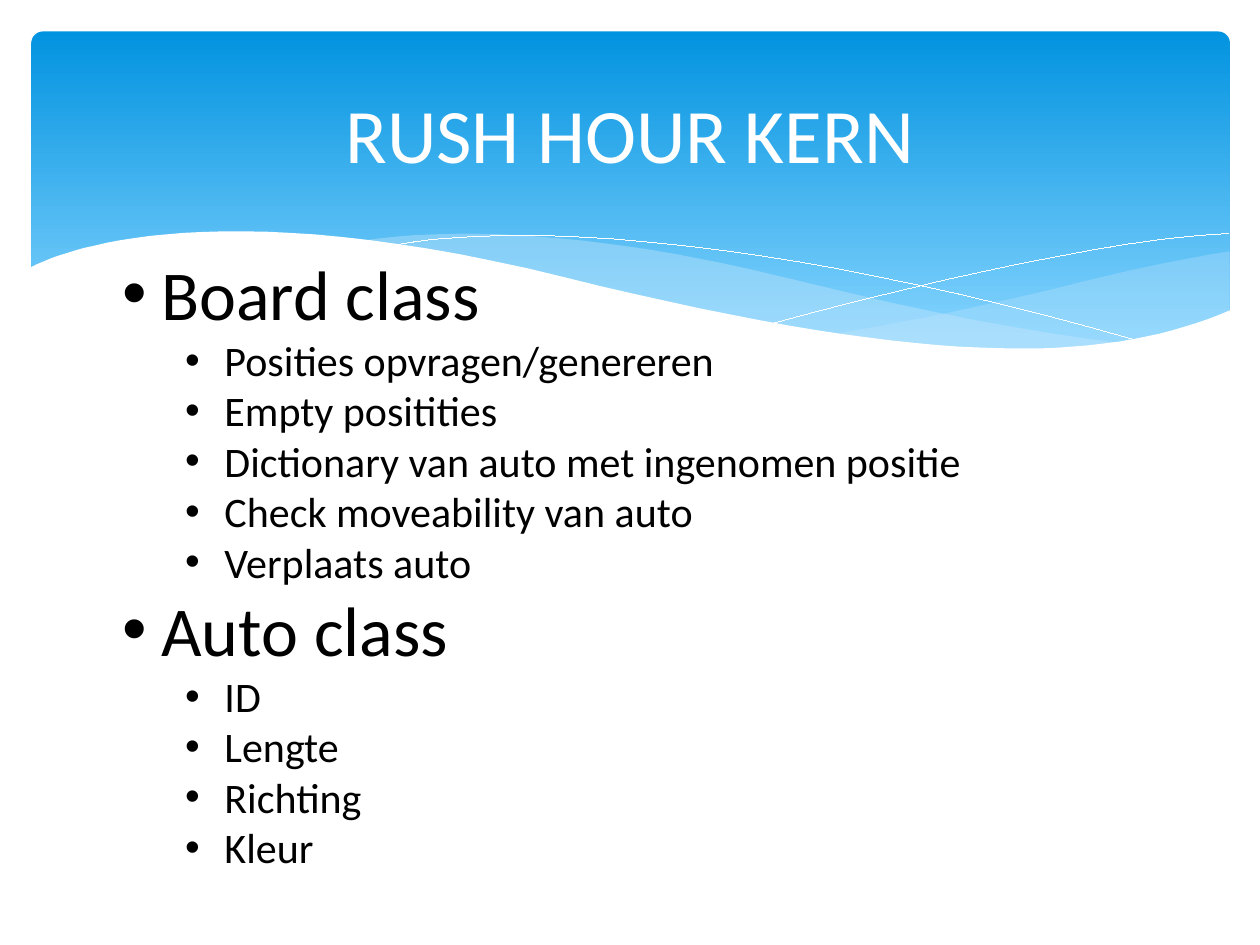
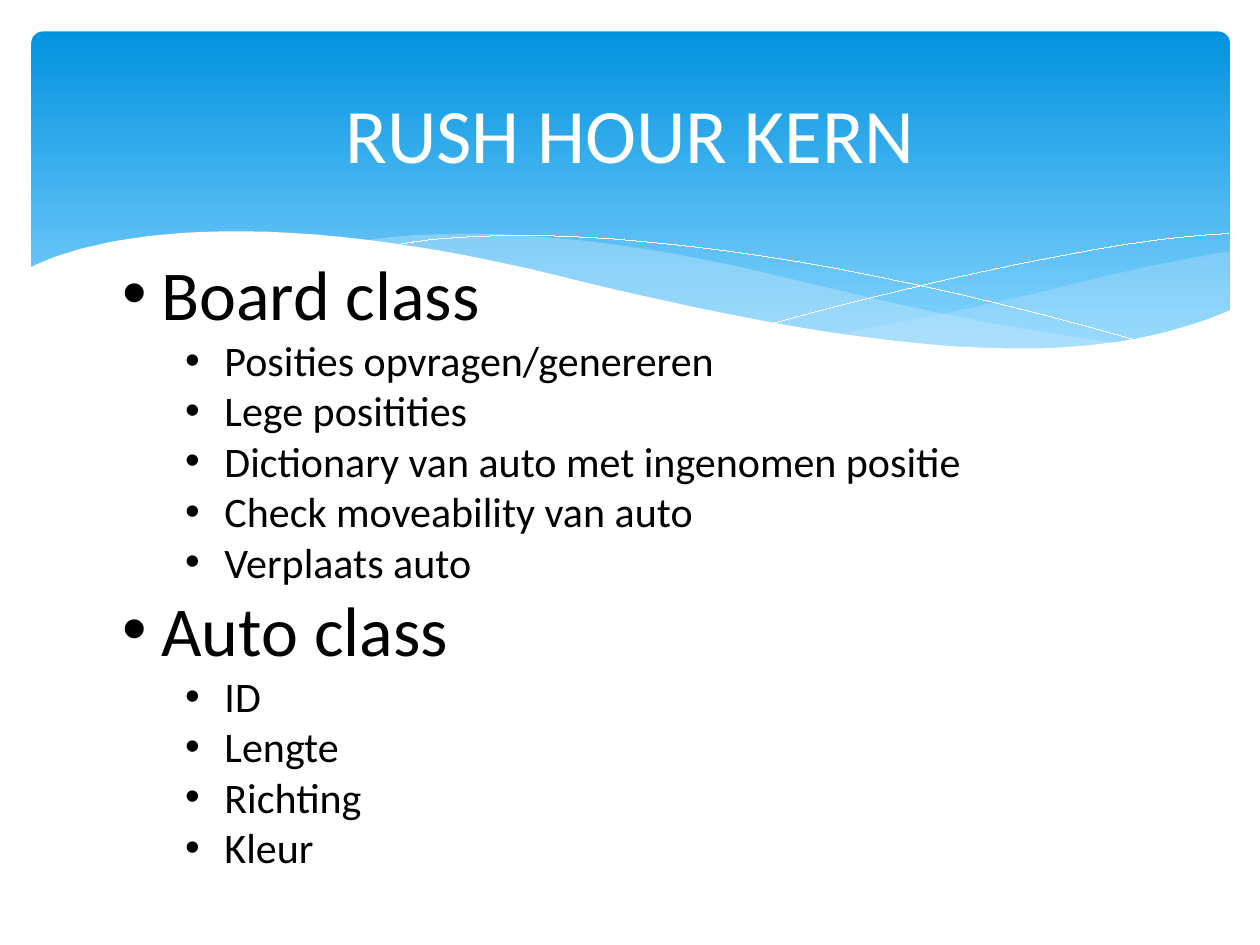
Before and after one commit to Natasjaminor/Spitsuur, a slide deck: slide 4 of presentatie 25-11.pptx. Drawn at 1260x945 pixels with LibreOffice and Linux fonts; fonts in the diff are those of the drawing. Boxes give left, top, right and bottom in pixels: in the first picture for what was removed or moved away, otherwise in the second. Text is boxed around its words. In the diff, an @@ line names an element or a change of style, - is before the commit and + after.

```diff
--- a/presentatie 25-11.pptx
+++ b/presentatie 25-11.pptx
@@ text at [224,397,467,434]: text changed @@
-  • Empty positities
+  • Lege positities
```
Also in this commit, not shown: 3 other slides changed.
